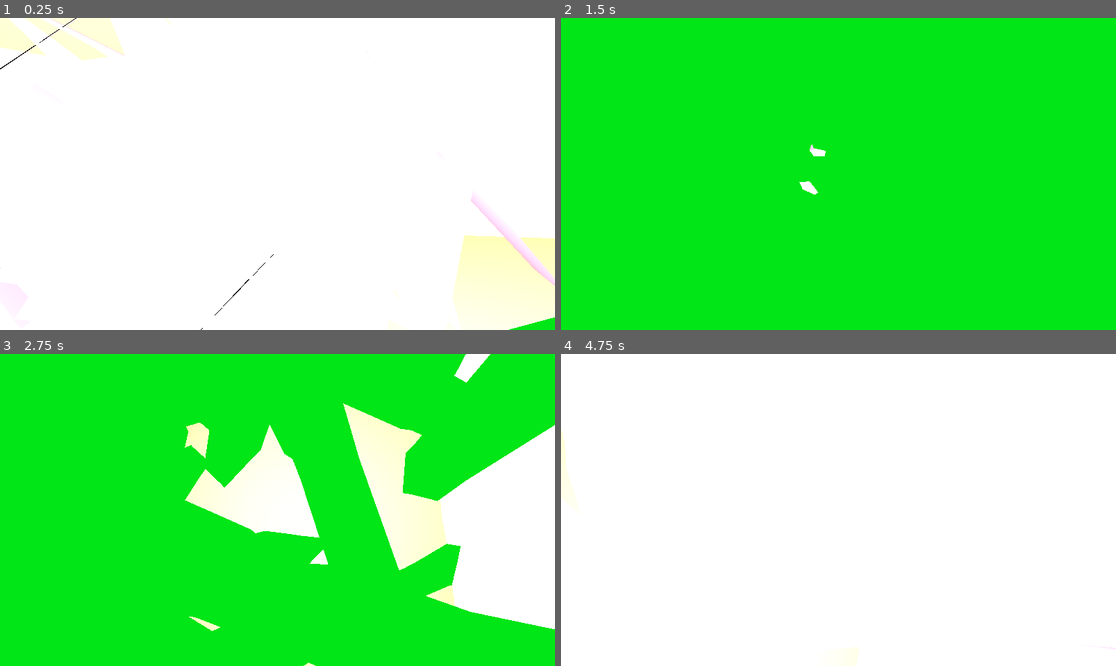
Above: before the commit, frames 1-4 (two rows, left to right).
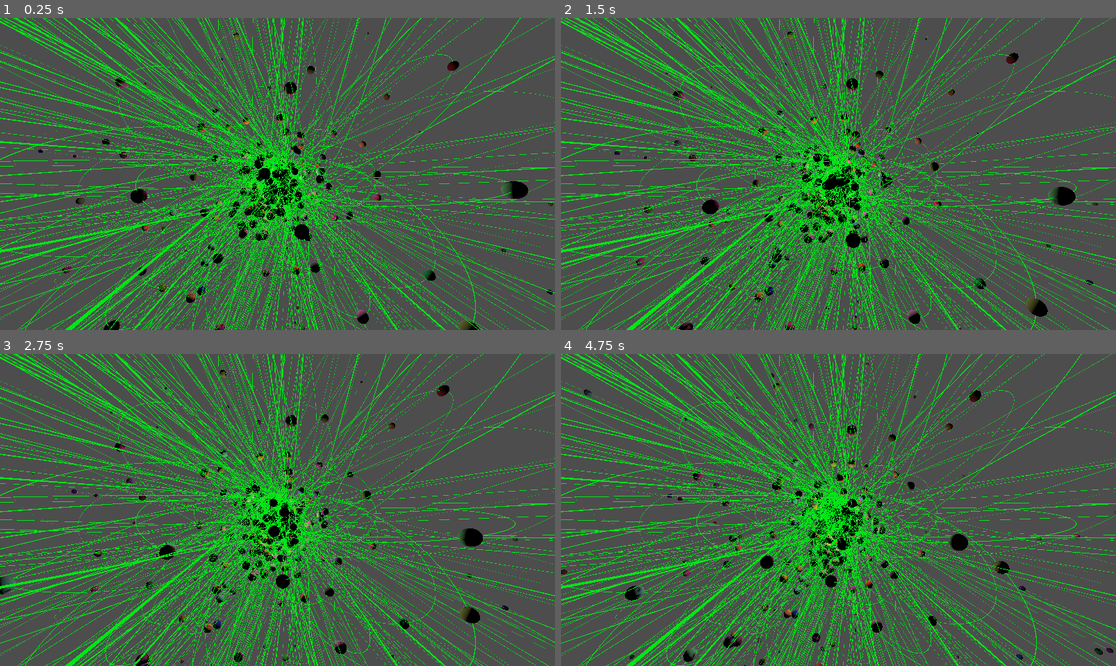
Above: after the commit, the same moments.

Repository: chrono460/godot-orbital-mechanics
Game: Godot game, scene res://stress_test.tscn
Same seed, same stepped clock (60 frames per second), same inputs: the game is played once before the commit and once after it.
Inputs:
- Up to frame 1 (0.25 s): no input
- Up to frame 2 (1.5 s): no input
- Up to frame 3 (2.75 s): no input
- Up to frame 4 (4.75 s): no input

The runs differ from the first frame. In frame 1, 100% of the frame differs, in the area x 0-100%, y 0-100%; in frame 2, 84%; in frame 3, 87%; in frame 4, 100%.

Commit message:
fixed update

Diff:
--- a/stress_test.tscn
+++ b/stress_test.tscn
@@ -9,6 +9,7 @@
 [node name="Node3D" type="Node3D" parent="."]
 
 [node name="Camera3D" type="Camera3D" parent="Node3D"]
+transform = Transform3D(0.523062, 0.54124, -0.65838, 0, 0.77248, 0.635039, 0.852295, -0.332165, 0.404055, -19.3104, 20.1577, 11.4645)
 
 [node name="OmniLight3D" type="OmniLight3D" parent="."]
 light_color = Color(1, 0.733333, 0.647059, 1)
